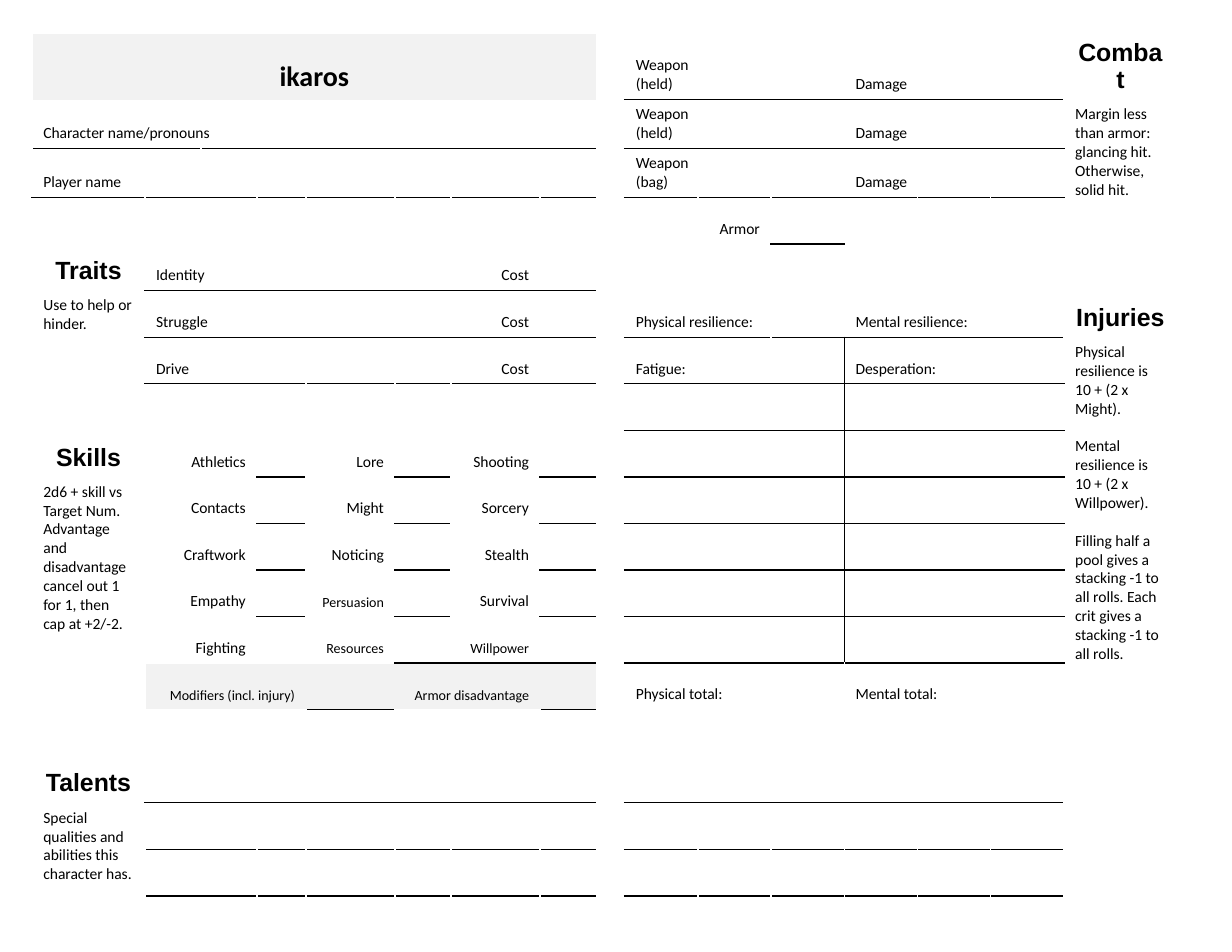
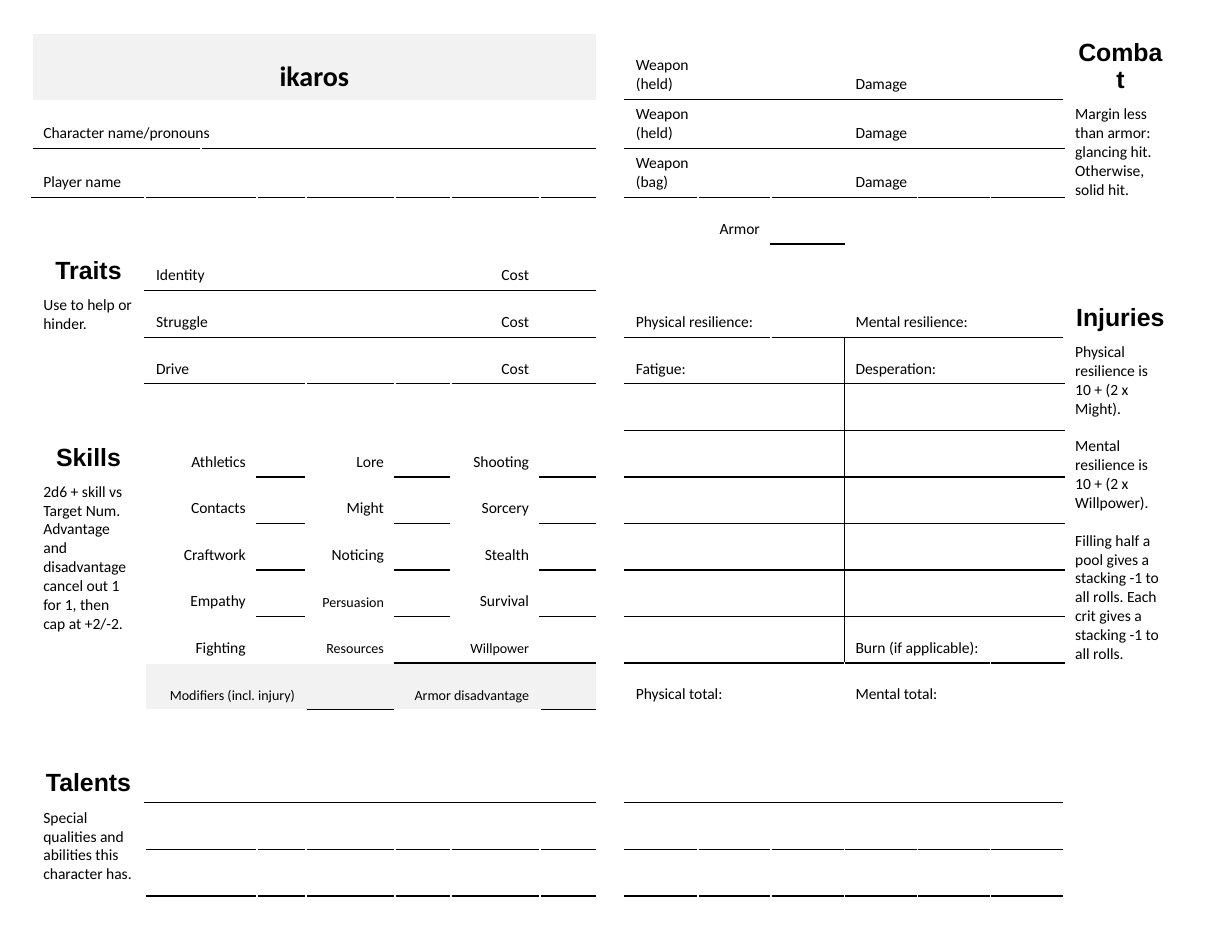
Before and after one commit to jewelpit/Ikaros, a slide deck: slide 1 of Ikaros CS.pptx. Drawn at 1232x952 pixels with LibreOffice and Linux fonts; fonts in the diff are those of the drawing. Boxes give left, top, right and bottom in pixels: in the first picture for what was removed or moved away, otherwise in the second. Text is boxed around its words. In the diff, an @@ line names an element or a change of style, - is before the commit and + after.

Commit message:
Added Burn to character sheet.

```diff
--- a/Ikaros CS.pptx
+++ b/Ikaros CS.pptx
@@ table at (32,32,1174,888) @@
-row 13, column 15: 
+row 13, column 15: Burn (if applicable):
```
Also in this commit, not shown: 1 other file.
